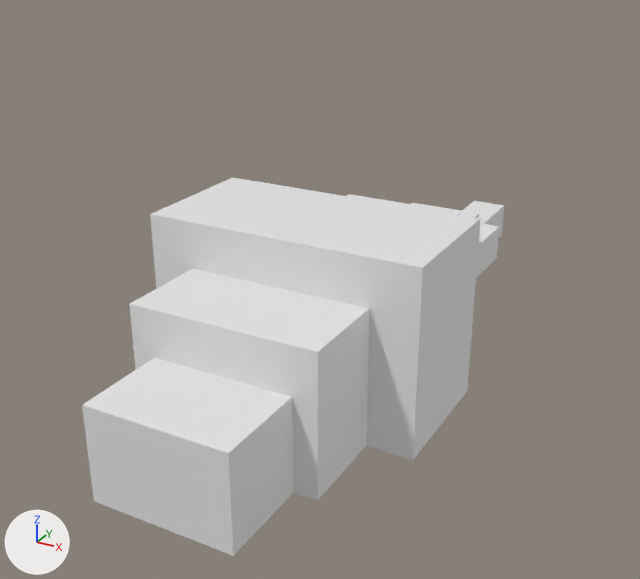
The Blender file silverfish/silverfish.blend as it was, and as the next commit left it.
Camera for both pictures: a 50 mm lens placed at (1.67, -3.4, 1.98), pointed at (-0.15, -0.08, 0.32). The lights are fixed; the arrows at lower left show +X, +Y and +Z.
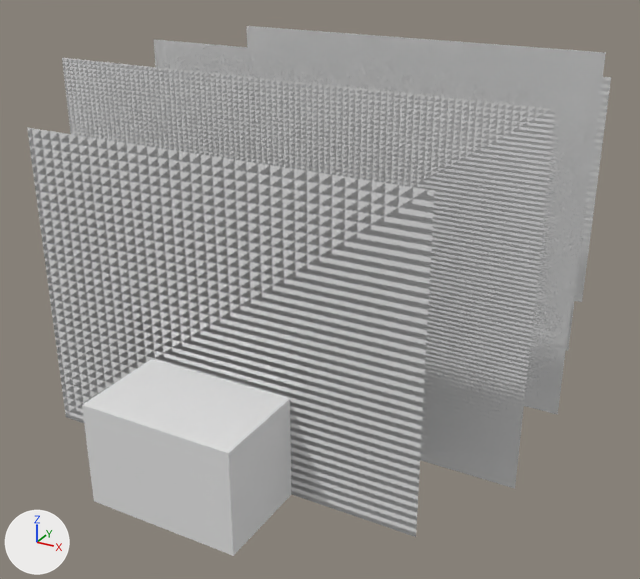
Changed parts and their boxes (x1, y1, x2, y2) in the pictures (640 x 579 px):
'Plane.008', added
    after: (27, 128, 435, 417)
'Plane.007', added
    after: (67, 191, 435, 537)
'Plane', added
    after: (62, 58, 555, 187)
'Plane.001', added
    after: (415, 110, 555, 489)
'Plane.003', added
    after: (154, 39, 599, 108)
'Plane.002', added
    after: (524, 78, 600, 415)
'Plane.004', added
    after: (246, 26, 605, 76)
'Plane.006', added
    after: (575, 78, 611, 302)
'Plane.005', added
    after: (566, 53, 606, 351)
'Plane.009', added
    after: (602, 77, 611, 83)
'Cube.002', unchanged, covered by the edit
    before: (150, 177, 481, 460)
'Cube.001', unchanged, covered by the edit
    before: (129, 269, 370, 500)

The change, as a list of edits to the scene's bpy script:
```text
Add me_plane:
    me_plane.from_pydata([(-1.0, -1.0, 0.0), (1.0, -1.0, 0.0), (-1.0, 0.39, 0.0), (1.0, 0.39, 0.0)], [], [(0, 1, 3, 2)])
    me_plane.materials.append(mat_silverfish_png)  # its picture is missing
Add me_plane_001:
    me_plane_001.from_pydata([(-1.0, -1.0, 0.0), (1.0, -1.0, 0.0), (-1.0, 0.39, 0.0), (1.0, 0.39, 0.0)], [], [(0, 2, 3, 1)])
    me_plane_001.materials.append(mat_silverfish_png)  # its picture is missing
Add me_plane_004:
    me_plane_004.from_pydata([(-1.0, -1.0, 0.01), (1.0, -1.0, 0.01), (-1.0, 0.39, 0.01), (1.0, 0.39, 0.01)], [], [(0, 2, 3, 1)])
    me_plane_004.materials.append(mat_silverfish_png)  # its picture is missing
Add me_plane_005:
    me_plane_005.from_pydata([(-1.0, -1.0, 0.01), (1.0, -1.0, 0.01), (-1.0, 0.39, 0.01), (1.0, 0.39, 0.01)], [], [(0, 1, 3, 2)])
    me_plane_005.materials.append(mat_silverfish_png)  # its picture is missing
Add me_plane_006:
    me_plane_006.from_pydata([(-0.89, -1.0, -0.01), (0.89, -1.0, -0.01), (-0.89, 0.39, -0.01), (0.89, 0.39, -0.01)], [], [(0, 1, 3, 2)])
    me_plane_006.materials.append(mat_silverfish_png)  # its picture is missing
Add me_plane_007:
    me_plane_007.from_pydata([(-0.89, -1.0, -0.01), (0.89, -1.0, -0.01), (-0.89, 0.39, -0.01), (0.89, 0.39, -0.01)], [], [(0, 2, 3, 1)])
    me_plane_007.materials.append(mat_silverfish_png)  # its picture is missing
Add me_plane_008:
    me_plane_008.from_pydata([(-0.81, -1.0, -0.01), (0.81, -1.0, -0.01), (-0.81, 0.19, -0.01), (0.81, 0.19, -0.01)], [], [(0, 2, 3, 1)])
    me_plane_008.materials.append(mat_silverfish_png)  # its picture is missing
Add me_plane_009:
    me_plane_009.from_pydata([(-0.79, -1.0, 0.0), (0.79, -1.0, 0.0), (-0.79, 0.22, 0.0), (0.79, 0.22, 0.0)], [], [(0, 2, 3, 1)])
    me_plane_009.materials.append(mat_silverfish_png)  # its picture is missing
Add me_plane_010:
    me_plane_010.from_pydata([(-0.79, -1.0, 0.0), (0.79, -1.0, 0.0), (-0.79, 0.22, 0.0), (0.79, 0.22, 0.0)], [], [(0, 1, 3, 2)])
    me_plane_010.materials.append(mat_silverfish_png)  # its picture is missing
Add me_plane_011:
    me_plane_011.from_pydata([(-0.81, -1.0, -0.01), (0.81, -1.0, -0.01), (-0.81, 0.19, -0.01), (0.81, 0.19, -0.01)], [], [(0, 1, 3, 2)])
    me_plane_011.materials.append(mat_silverfish_png)  # its picture is missing
Add ob_plane:
    ob_plane = bpy.data.objects.new('Plane', me_plane)
    ob_plane.location = (0.0, -0.7, 1.004)
    ob_plane.rotation_euler = (1.571, 0.0, 0.0)  # degrees (90, 0, 0)
Add ob_plane_001:
    ob_plane_001 = bpy.data.objects.new('Plane.001', me_plane_001)
    ob_plane_001.location = (0.0, -0.7, 1.004)
    ob_plane_001.rotation_euler = (1.571, 0.0, 0.0)  # degrees (90, 0, 0)
Add ob_plane_002:
    ob_plane_002 = bpy.data.objects.new('Plane.002', me_plane_004)
    ob_plane_002.location = (0.0, -0.108, 1.004)
    ob_plane_002.rotation_euler = (1.571, 0.0, 0.0)  # degrees (90, 0, 0)
Add ob_plane_003:
    ob_plane_003 = bpy.data.objects.new('Plane.003', me_plane_005)
    ob_plane_003.location = (0.0, -0.108, 1.004)
    ob_plane_003.rotation_euler = (1.571, 0.0, 0.0)  # degrees (90, 0, 0)
Add ob_plane_004:
    ob_plane_004 = bpy.data.objects.new('Plane.004', me_plane_006)
    ob_plane_004.location = (0.0, 0.474, 1.004)
    ob_plane_004.rotation_euler = (1.571, 0.0, 0.0)  # degrees (90, 0, 0)
Add ob_plane_005:
    ob_plane_005 = bpy.data.objects.new('Plane.005', me_plane_007)
    ob_plane_005.location = (0.0, 0.474, 1.004)
    ob_plane_005.rotation_euler = (1.571, 0.0, 0.0)  # degrees (90, 0, 0)
Add ob_plane_006:
    ob_plane_006 = bpy.data.objects.new('Plane.006', me_plane_008)
    ob_plane_006.location = (0.0, 1.068, 1.004)
    ob_plane_006.rotation_euler = (1.571, 0.0, 0.0)  # degrees (90, 0, 0)
Add ob_plane_007:
    ob_plane_007 = bpy.data.objects.new('Plane.007', me_plane_009)
    ob_plane_007.location = (0.0, -1.12, 1.004)
    ob_plane_007.rotation_euler = (1.571, 0.0, 0.0)  # degrees (90, 0, 0)
Add ob_plane_008:
    ob_plane_008 = bpy.data.objects.new('Plane.008', me_plane_010)
    ob_plane_008.location = (0.0, -1.12, 1.004)
    ob_plane_008.rotation_euler = (1.571, 0.0, 0.0)  # degrees (90, 0, 0)
Add ob_plane_009:
    ob_plane_009 = bpy.data.objects.new('Plane.009', me_plane_011)
    ob_plane_009.location = (0.0, 1.068, 1.004)
    ob_plane_009.rotation_euler = (1.571, 0.0, 0.0)  # degrees (90, 0, 0)
```
